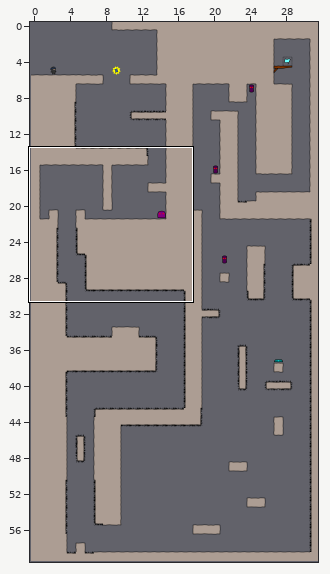
Two states of a Tiled map, levelconverter/maps/n19.tmx. Above: a wide view before the commit, with the close-up outlined.
Close-up. Earlier state:
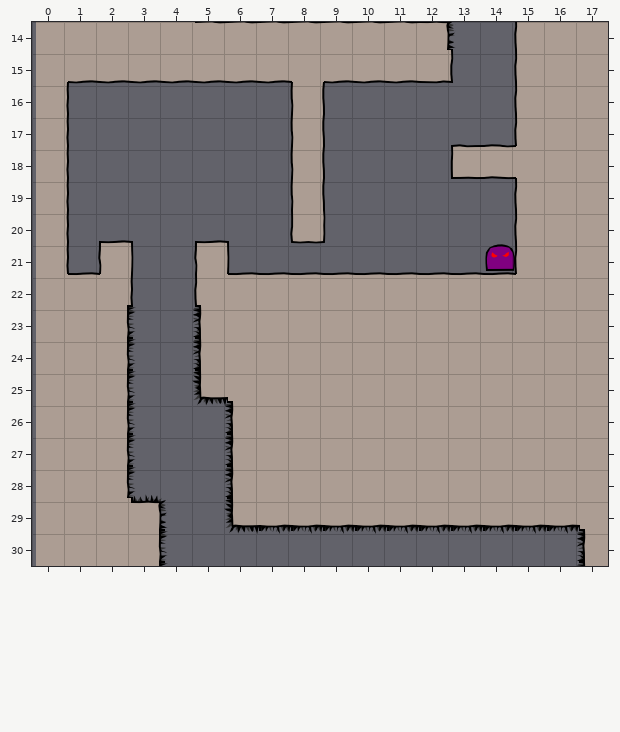
Cells are 40x40 px. Shown: x 0..17, y 14..30. The commit also changed other parts of the map, which this record leaves out.
Now the later version:
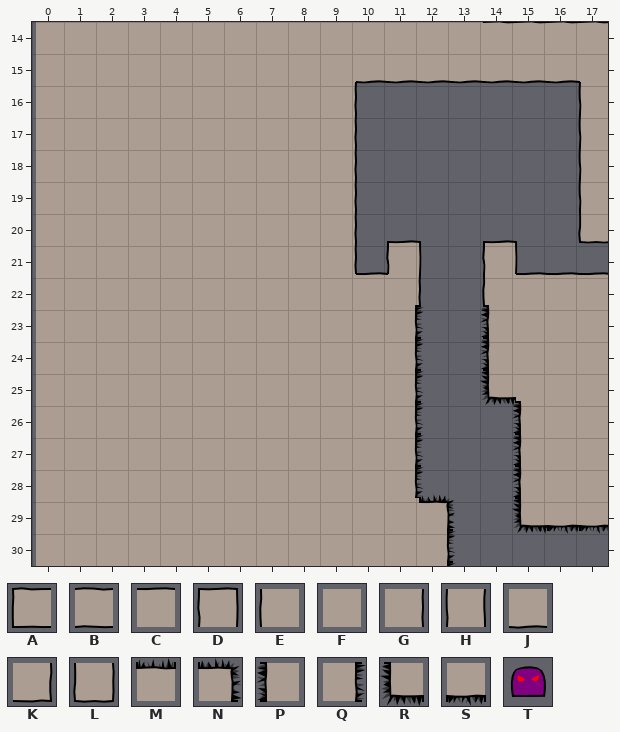
Key: from "tiles6_gapped": A 0, B 1, C 7, D 9, E 12, F 13, G 14, H 15, J 19, K 20, L 21, M 31, N 32, P 36, Q 38, R 42, S 43, T 49.
_ is an empty cell.
The exact change:
Layer "bg":
The edit turns tile F into tile C in row 22 at x 15 to 17.
The edit turns tile T into tile D in row 21 at x 14.
There is now tile D in row 21 at x 11.
The edit turns tile C into tile E in row 22 at x 14.
The edit turns tile C into tile F in row 22 at x 1 and 6 to 9.
The edit turns tile D into tile F in row 21 at x 2 and 5.
The edit turns tile E into tile F in row 22 at x 5.
The edit turns tile G into tile F in row 15 at x 17; in rows 16 to 21 at x 0; in row 22 at x 2.
The edit turns tile H into tile F in rows 16 to 19 at x 8.
The edit turns tile J into tile F in row 15 at x 1 to 7 and 9.
The edit turns tile L into tile F in row 20 at x 8.
The edit turns tile M into tile F in row 14 at x 5 to 11.
The edit turns tile N into tile F in row 14 at x 12; in row 29 at x 3.
The edit turns tile P into tile F in rows 23 to 24 at x 5; in rows 26 to 28 at x 6.
The edit turns tile Q into tile F in rows 23 to 28 at x 2; in row 30 at x 3.
The edit turns tile R into tile F in row 25 at x 5; in row 29 at x 6.
The edit turns tile S into tile F in row 29 at x 7 to 11.
There is now tile F in row 14 at x 13; in rows 16 to 20 at x 1 to 7; in row 21 at x 1, 3 to 4 and 6 to 8; in rows 22 to 25 at x 3 to 4; in rows 26 to 28 at x 3 to 5; in row 29 at x 4 to 5.
There is now tile F in row 30 at x 4 to 11.
The edit turns tile C into tile G in row 22 at x 11.
There is now tile G in rows 16 to 21 at x 9.
The edit turns tile G into tile H in rows 16 to 19 at x 17.
The edit turns tile E into tile J in row 15 at x 15.
The edit turns tile F into tile J in row 15 at x 16.
The edit turns tile K into tile J in row 15 at x 12.
There is now tile J in row 15 at x 13 to 14.
The edit turns tile G into tile L in row 20 at x 17.
The edit turns tile E into tile M in row 14 at x 15.
The edit turns tile F into tile M in row 14 at x 16.
The edit turns tile G into tile M in row 14 at x 17.
There is now tile M in row 14 at x 14.
The edit turns tile S into tile N in row 29 at x 12.
The edit turns tile F into tile P in rows 23 to 24 at x 14; in rows 26 to 28 at x 15.
The edit turns tile F into tile Q in rows 23 to 28 at x 11.
There is now tile Q in row 30 at x 12.
The edit turns tile F into tile R in row 25 at x 14.
The edit turns tile S into tile R in row 29 at x 15.
The edit turns tile F into tile S in row 29 at x 17.
The author cleared tile A in row 18 at x 13.
The author cleared tile B in row 18 at x 14.
The author cleared tile C in row 22 at x 12 to 13.
The author cleared tile E in rows 16 to 17 at x 15; in rows 19 to 21 at x 15.
The author cleared tile F in rows 16 to 17 at x 16; in row 18 at x 15 to 16; in rows 19 to 20 at x 16; in row 21 at x 16 to 17; in rows 23 to 25 at x 12 to 13; in rows 26 to 28 at x 12 to 14.
The author cleared tile P in row 30 at x 17.
The author cleared tile S in row 29 at x 13 to 14.
Changed places in both close-ups, as pixel boxes (x1, y1, x2, y2):
changed: (66, 22, 608, 566)
